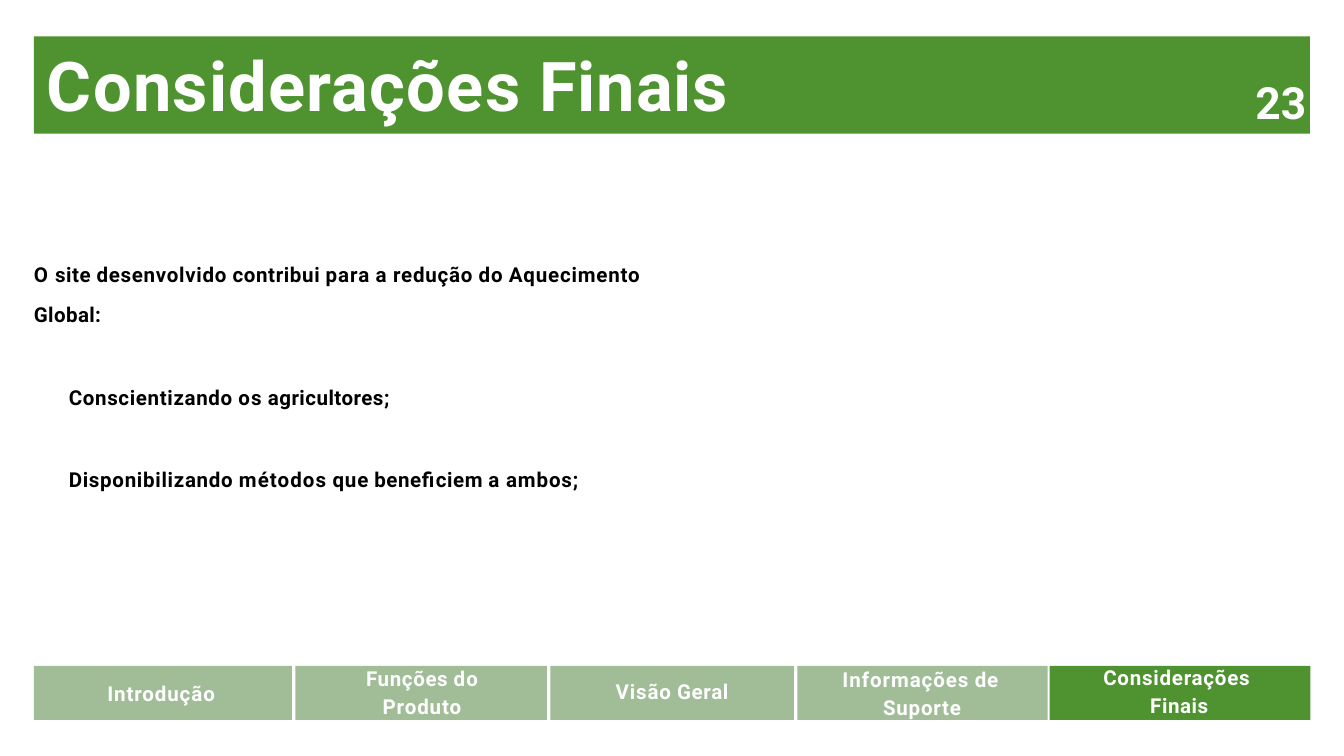
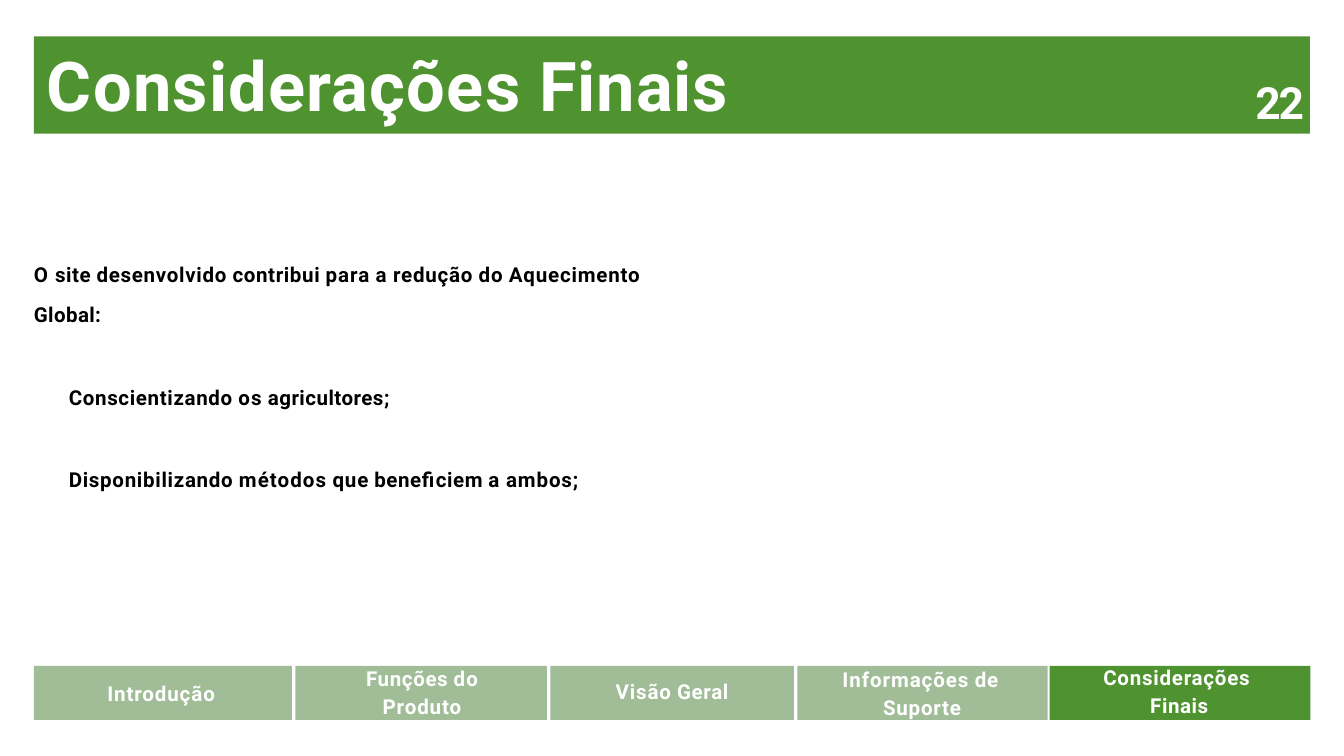
Before and after one commit to MuriloAltoe/PI-DSM-1Sem-Grupo2, a slide deck: slide 22 of Desenvolvimento de Software Multiplataforma Projeto Integrador.pptx (slide 23 before the commit). Drawn at 1344x756 pixels with LibreOffice and Linux fonts; fonts in the diff are those of the drawing; background and template pictures are left out. Boxes give left, top, right and bottom in pixels: in the first picture for what was removed or moved away, otherwise in the second. Text is boxed around its words. In the diff, an @@ line names an element or a change of style, - is before the commit and + after.

```diff
--- a/Desenvolvimento de Software Multiplataforma Projeto Integrador.pptx
+++ b/Desenvolvimento de Software Multiplataforma Projeto Integrador.pptx
@@ text at bbox=[1255, 87, 1304, 119]: text changed @@
-23
+22
```
Also in this commit, not shown: 2 other slides changed, 1 slide removed.
